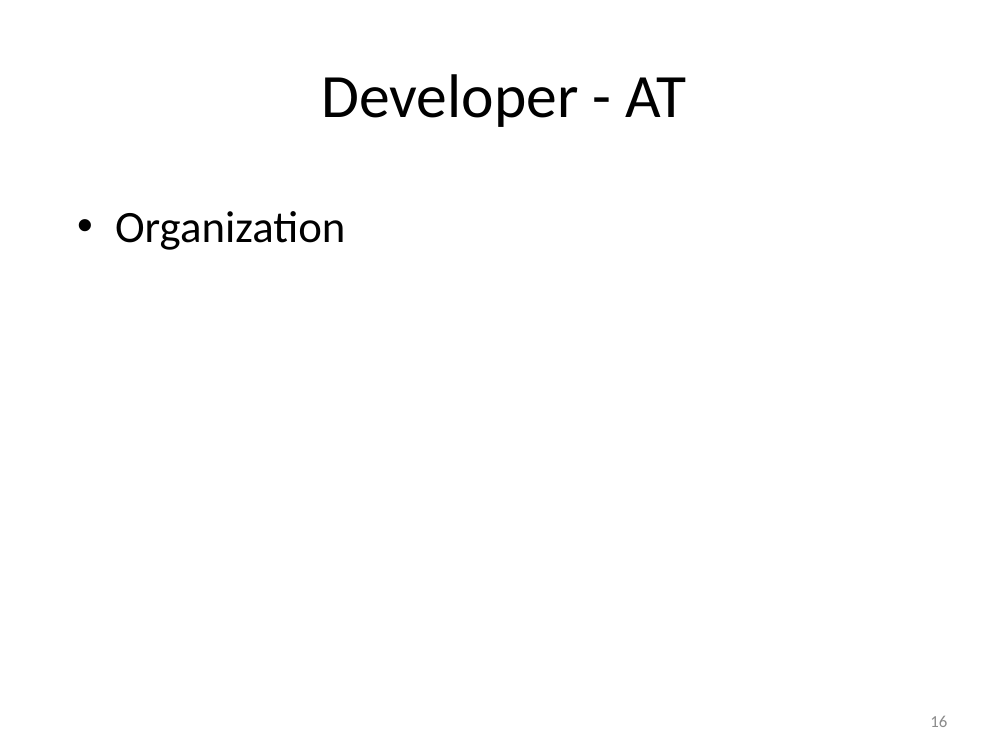
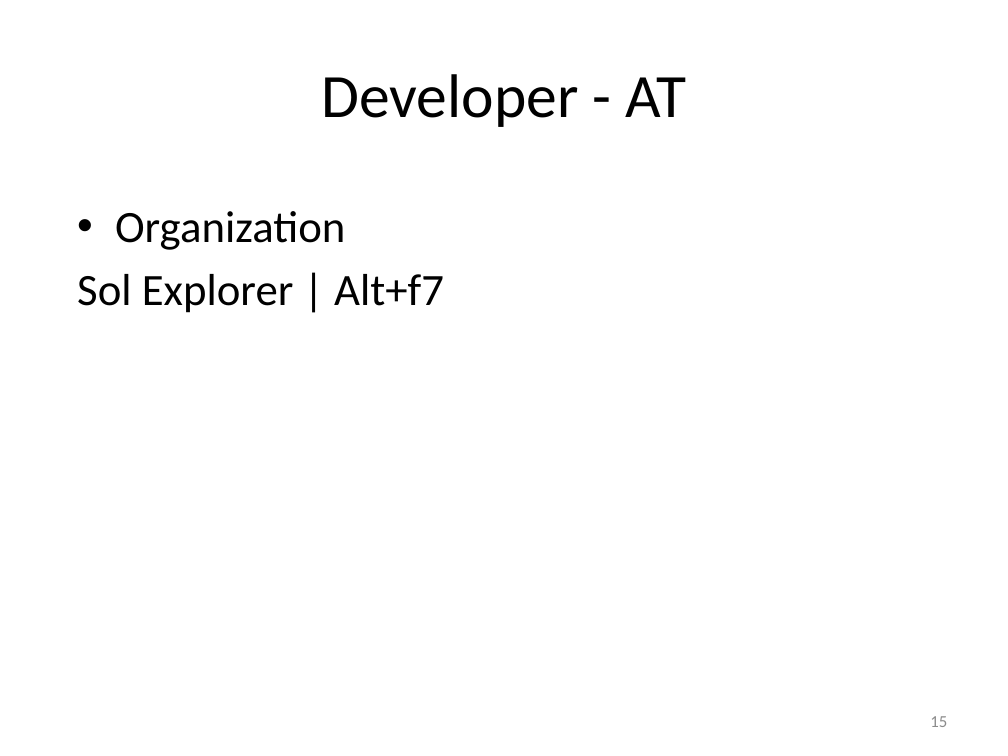
Before and after one commit to msuarz/portfolio, a slide deck: slide 15 of agile2011/presentation.pptx (slide 16 before the commit). Drawn at 1008x756 pixels with LibreOffice and Linux fonts; fonts in the diff are those of the drawing. Boxes give left, top, right and bottom in pixels: in the first picture for what was removed or moved away, otherwise in the second. Text is boxed around its words. In the diff, an @@ line names an element or a change of style, - is before the commit and + after.

```diff
--- a/agile2011/presentation.pptx
+++ b/agile2011/presentation.pptx
@@ text at box(77, 274, 444, 313): paragraph added @@
+Sol Explorer | Alt+f7
@@ page number at box(930, 716, 947, 727): text changed @@
-16
+15
```
Also in this commit, not shown: 12 other slides changed, 1 slide added, 2 slides removed, 1 other file.
